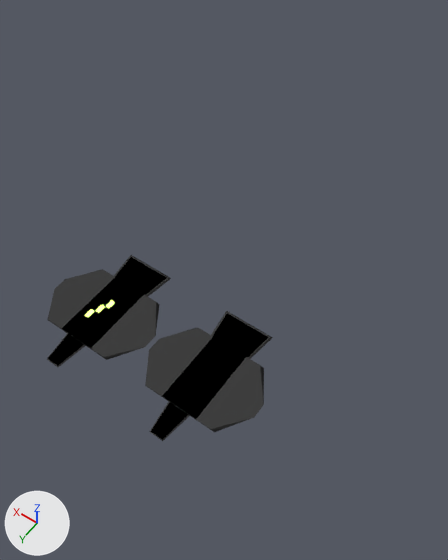
The Blender file BloomingShip2.blend as it was, and as the next commit left it.
One viewpoint serves both versions: a 50 mm camera at (-34.3, 24.5, 56.3) aimed at (-7.8, -12.5, -1.8). Arrows for +X, +Y and +Z are at lower left; the lights stay in place.

The older version as bpy lines, for what is in view:
```python
me_plane = bpy.data.meshes.new('Plane')
me_plane.from_pydata(...)  # 184 vertices, 120 faces; spans x -4.51..1.33, y -1.73..1.71, z -0.03..0.04
me_plane.polygons.foreach_set('use_smooth', [True] * 120)
# faces by material slot: [116, 4]
me_plane.materials.append(mat_material_002)
me_plane.materials.append(mat_material_003)
ob_plane = bpy.data.objects.new('Plane', me_plane)
ob_plane.location = (0.0, 0.0, 0.0)
ob_plane.scale = (4.66, 4.66, 4.66)
_m = ob_plane.modifiers.new('Solidify', 'SOLIDIFY')
_m.thickness = 0.006
_m = ob_plane.modifiers.new('Bevel', 'BEVEL')
_m.width = 0.0115
_m.width_pct = 0.0115
_m.segments = 2
```
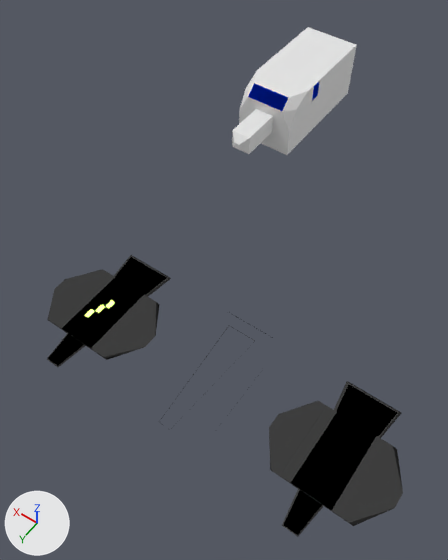
Boxes (x1, y1, x2, y2) around the edits, measured in the pictures (448 x 560 px):
'Plane', reshaped
    before: (47, 255, 273, 441)
    after: (47, 255, 273, 430)
'Plane.001', added
    after: (269, 381, 403, 537)
    faces in mat_material_002: (269, 381, 403, 537)
    faces in mat_material_003: (284, 385, 397, 535)
'Cube.003', added
    after: (232, 27, 357, 155)
'WINDOW', added
    after: (248, 83, 288, 111)
'SideWindow', added
    after: (312, 82, 319, 100)
part 1 of me_plane, cut back
    before: (145, 311, 273, 441)
    after: (159, 312, 273, 430)

Edits to the bpy script that builds the scene:
```text
Add mat_material_004:
    mat_material_004 = bpy.data.materials.new('Material.004')
    mat_material_004.use_nodes = True; mat_material_004.node_tree.nodes.clear()
    _N = mat_material_004.node_tree.nodes; _L = mat_material_004.node_tree.links
    n0 = _N.new('ShaderNodeOutputMaterial'); n0.name = 'Material Output'
    n1 = _N.new('ShaderNodeBsdfGlass'); n1.name = 'Glass BSDF'
    n1.distribution = 'BECKMANN'
    n1.inputs[0].default_value = (0.0, 0.0392, 1.0, 1.0)  # 'Color', blue #0038ff
    n1.inputs[1].default_value = 0.5  # 'Roughness'
    n1.inputs[2].default_value = 1.45  # 'IOR'
    _L.new(n1.outputs[0], n0.inputs[0])  # 'BSDF' to 'Surface'
Change me_plane:
    used by ob_plane; location = (0.0, 0.0, 0.0); scale = (4.66, 4.66, 4.66)
    remove me_plane.from_pydata(...)  # 184 vertices, 120 faces; spans x -4.51..1.33, y -1.73..1.71, z -0.03..0.04
    add me_plane.from_pydata(...)  # 123 vertices, 79 faces; spans x -4.02..1.33, y -1.73..1.71, z -0.03..0.04
    me_plane part 1
    73 vertices are removed from x -3.92..-1.65, y -1.73..1.71, z -0.02..0.04
    57 faces are deleted
    4 vertices move from x -4.51..-3.58, y -0.93..0.18, z 0.02..0.04 to x -4.02..-2.47, y -1.7..0.93, z 0.0..0.02
    12 vertices are added at x -4.02..-2.45, y -1.72..1.42, z -0.03..0.0
    16 new faces join them, mat_material_002
Add me_plane_001:
    me_plane_001.from_pydata(...)  # 235 vertices, 190 faces; spans x -4.51..-1.65, y -1.73..1.71, z -0.03..0.04
    me_plane_001.polygons.foreach_set('use_smooth', [True] * 190)
    # faces by material slot: [185, 5]
    me_plane_001.materials.append(mat_material_002)
    me_plane_001.materials.append(mat_material_003)
Add me_cube:
    me_cube.from_pydata(...)  # 196 vertices, 191 faces; spans x -4.1..4.1, y -13.8..10.8, z -4.1..4.1
Add me_cube_005:
    me_cube_005.from_pydata([(-4.06, -1.53, 4.0), (-4.06, -1.53, 1.53), (-4.06, -3.16, 1.53), (-4.06, -3.16, 4.0)], [], [(0, 1, 2, 3)])
    me_cube_005.materials.append(mat_material_004)
Add me_cube_004:
    me_cube_004.from_pydata([(-0.01, 2.77, 4.14), (-0.01, 4.14, 2.77), (0.01, 4.14, 2.77), (0.01, 2.77, 4.14), (-2.76, 2.77, 4.14), (-0.01, 2.77, 4.14), (-0.01, 4.14, 2.77), (-2.76, 4.14, 2.77), (2.76, 2.77, 4.14), (2.76, 4.14, 2.77), (0.01, 4.14, 2.77), (0.01, 2.77, 4.14)], [], [(0, 3, 2, 1), (4, 5, 6, 7), (8, 9, 10, 11)])
    me_cube_004.materials.append(mat_material_004)
Add ob_plane_001:
    ob_plane_001 = bpy.data.objects.new('Plane.001', me_plane_001)
    ob_plane_001.location = (-15.1, 0.0, 0.0)
    ob_plane_001.scale = (4.66, 4.66, 4.66)
    _m = ob_plane_001.modifiers.new('Solidify', 'SOLIDIFY')
    _m.thickness = 0.006
    _m = ob_plane_001.modifiers.new('Bevel', 'BEVEL')
    _m.width = 0.0115
    _m.width_pct = 0.0115
    _m.segments = 2
Add ob_sidewindow:
    ob_sidewindow = bpy.data.objects.new('SideWindow', me_cube_005)
    ob_sidewindow.parent = ob_cube_003
    ob_sidewindow.matrix_parent_inverse = Matrix(((1.0, 0.0, 0.0, -2.327), (0.0, 1.0, 0.0, 40.48), (0.0, 0.0, 1.0, -1.788), (0.0, 0.0, 0.0, 1.0)))
    ob_sidewindow.location = (2.327, -40.48, 1.788)
Add ob_cube_003:
    ob_cube_003 = bpy.data.objects.new('Cube.003', me_cube)
    ob_cube_003.location = (2.3, -40.5, 1.8)
Add ob_window:
    ob_window = bpy.data.objects.new('WINDOW', me_cube_004)
    ob_window.parent = ob_cube_003
    ob_window.matrix_parent_inverse = Matrix(((1.0, 0.0, 0.0, -2.327), (0.0, 1.0, 0.0, 40.48), (0.0, 0.0, 1.0, -1.788), (0.0, 0.0, 0.0, 1.0)))
    ob_window.location = (2.327, -40.48, 1.788)
```
